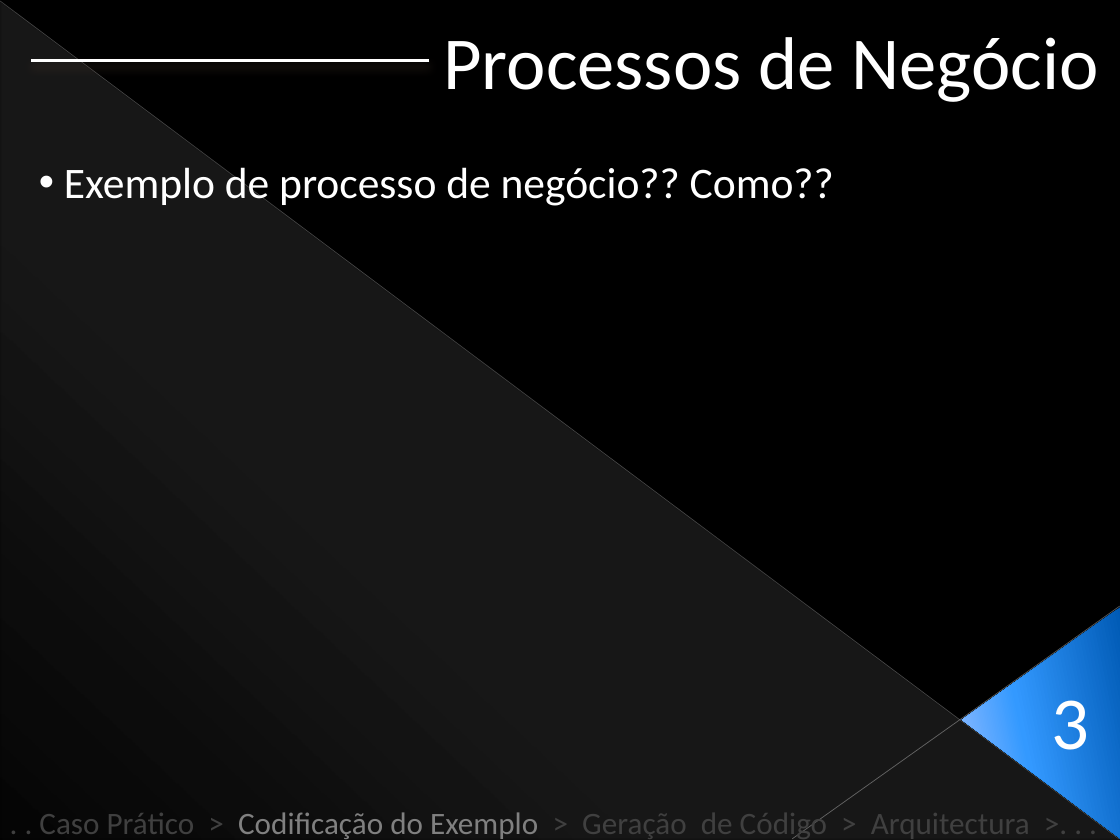
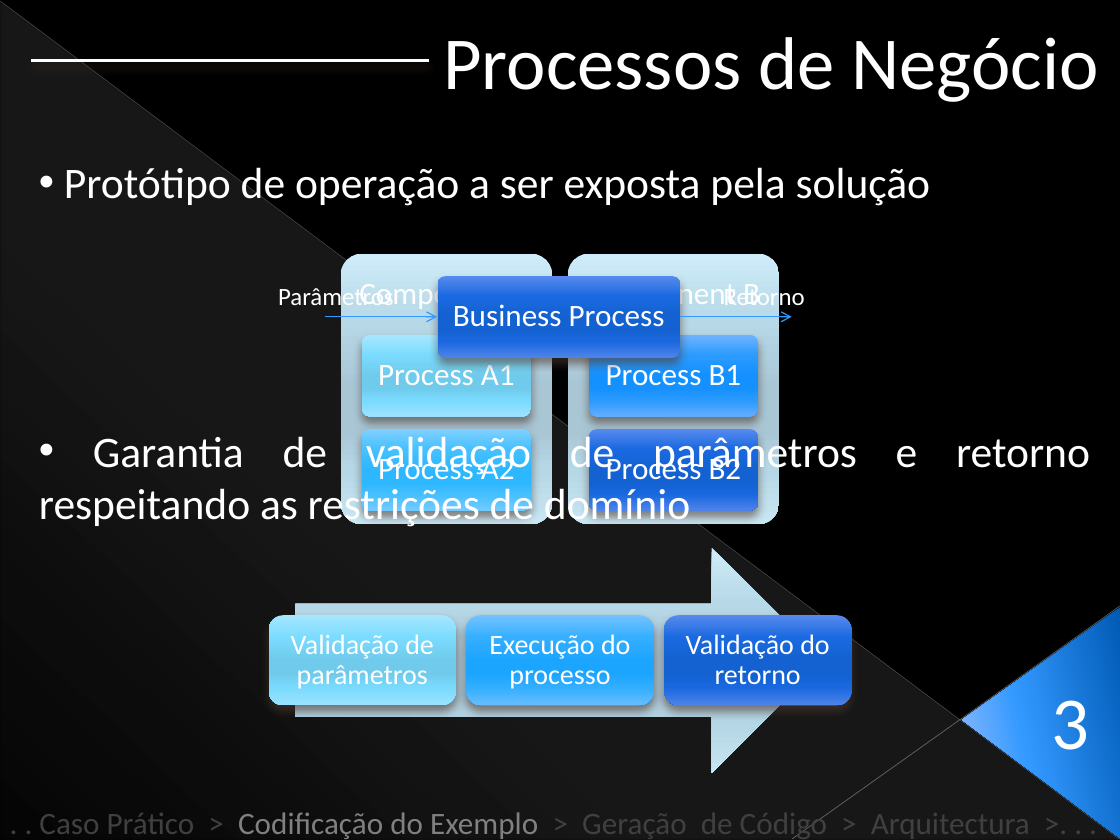
Before and after one commit to Netivski/projectoseminario, a slide deck: slide 25 of Apresentação Final/Presentation Sketch.pptx. Drawn at 1120x840 pixels with LibreOffice and Linux fonts; fonts in the diff are those of the drawing. Boxes give left, top, right and bottom in pixels: in the first picture for what was removed or moved away, otherwise in the second. Text is boxed around its words. In the diff, an @@ line names an element or a change of style, - is before the commit and + after.

```diff
--- a/Apresentação Final/Presentation Sketch.pptx
+++ b/Apresentação Final/Presentation Sketch.pptx
@@ text at (x1=64, y1=167, x2=931, y2=209): text changed @@
-• Exemplo de processo de negócio?? Como??
+• Protótipo de operação a ser exposta pela solução
@@ text added at (x1=278, y1=285, x2=394, y2=311), 16 pt, text #FFFFFF @@
+Parâmetros
@@ rounded rectangle added at (x1=438, y1=276, x2=681, y2=357), fill gradient #578CEE to #1A6AE1 to #1661D2 to #1A69E0 to #4E85E9 @@
@@ text added at (x1=724, y1=285, x2=805, y2=311), 16 pt, text #FFFFFF @@
+Retorno
@@ arrow added from (326, 317) to (437, 317), #3399FF 0.79 pt @@
@@ text added at (x1=453, y1=304, x2=665, y2=327), 20 pt, text #FFFFFF @@
+Business Process
@@ arrow added from (680, 317) to (792, 317), #3399FF 0.79 pt @@
@@ text added at (x1=39, y1=431, x2=1090, y2=530), 28 pt, text #FFFFFF @@
+• Garantia de validação de parâmetros e retorno respeitando as restrições de domínio
@@ group added at (x1=340, y1=253, x2=780, y2=524): 6 rounded rectangles, 6 texts @@
+Component A
+Process A1
+Process A2
+Component B
+Process B1
+Process B2
@@ group added at (x1=269, y1=548, x2=852, y2=773): 3 rounded rectangles, 3 texts, 1 right arrow @@
+Validação de parâmetros
+Execução do processo
+Validação do retorno
```
Also in this commit, not shown: 5 other slides changed, 1 slide added.
